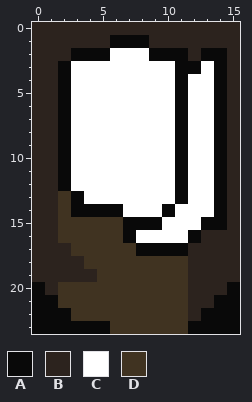
Pixel-art file, stored at Assets/Resources/Sprites/Cards/Pair.aseprite. The picture above is the old version.
16x24 pixels, 1 frame.
Palette (. is transparent): A #090909  B #2c231e  C #ffffff  D #403321
Pixels before, first column x 0:
 0 BBBBBBBBBBBBBBBB
 1 BBBBBBAAABBBBBBB
 2 BBBAAACCCAAABAAB
 3 BBACCCCCCCCAACAB
 4 BBACCCCCCCCACCAB
 5 BBACCCCCCCCACCAB
 6 BBACCCCCCCCACCAB
 7 BBACCCCCCCCACCAB
 8 BBACCCCCCCCACCAB
 9 BBACCCCCCCCACCAB
10 BBACCCCCCCCACCAB
11 BBACCCCCCCCACCAB
12 BBACCCCCCCCACCAB
13 BBDACCCCCCCACCAB
14 BBDAAAACCCACCCAB
15 BBDDDDDAAACCCAAB
16 BBDDDDDACCCCABBB
17 BBBDDDDDAAAABBBB
18 BBBBDDDDDDDDBBBB
19 BBBBBDDDDDDDBBBB
20 ABDDDDDDDDDDBBBA
21 AADDDDDDDDDDBBAA
22 AAADDDDDDDDDBAAA
23 AAAAAADDDDDDAAAA
The same view after the edit:
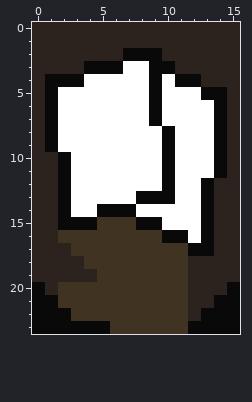
Changes in this commit:
Changed rows in their new state; - is an unchanged pixel.
first column x 1:
 1 -----BBB------
 2 --BBBBAA-BB-BB
 3 -BBAAA--AABBBB
 4 A-A-----A--ABB
 5 AC------A-C-A-
 6 AC------A-C---
 7 AC------A-C---
 8 AC-------AC---
 9 AC-------AC---
10 ---------AC---
11 ---------AC---
12 ---------AC-AB
13 -AC----AAAC-AB
14 -ACC--A--C--AB
15 -AAA--D------B
16 ------DDDAACA-
17 -------DDDDAA-
Changed places in both pictures, as pixel boxes (x1, y1, x2, y2):
changed: (45, 35, 227, 256)
